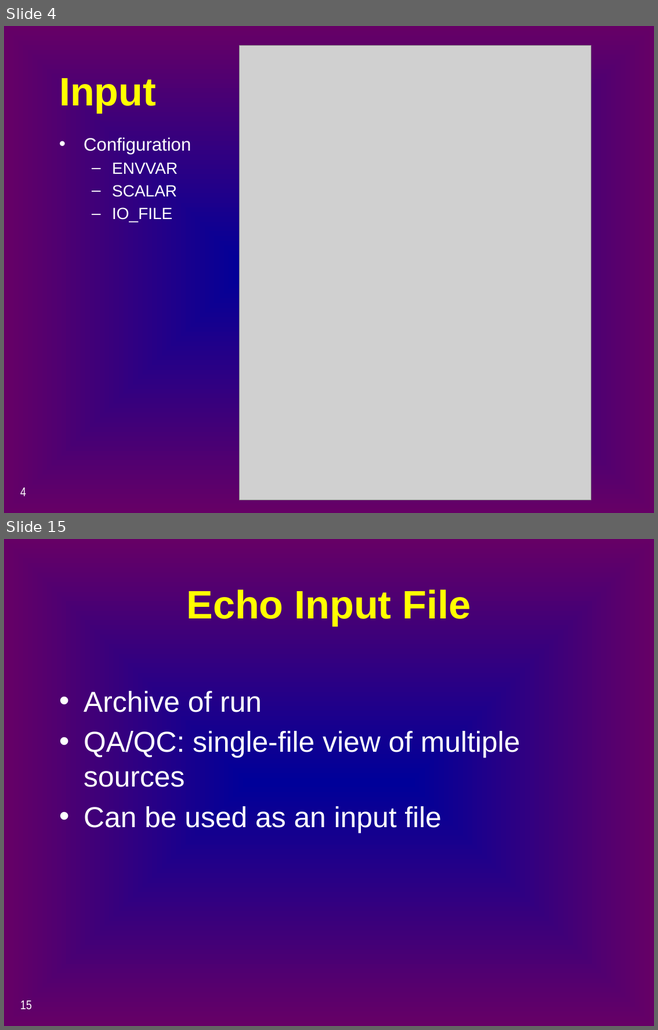
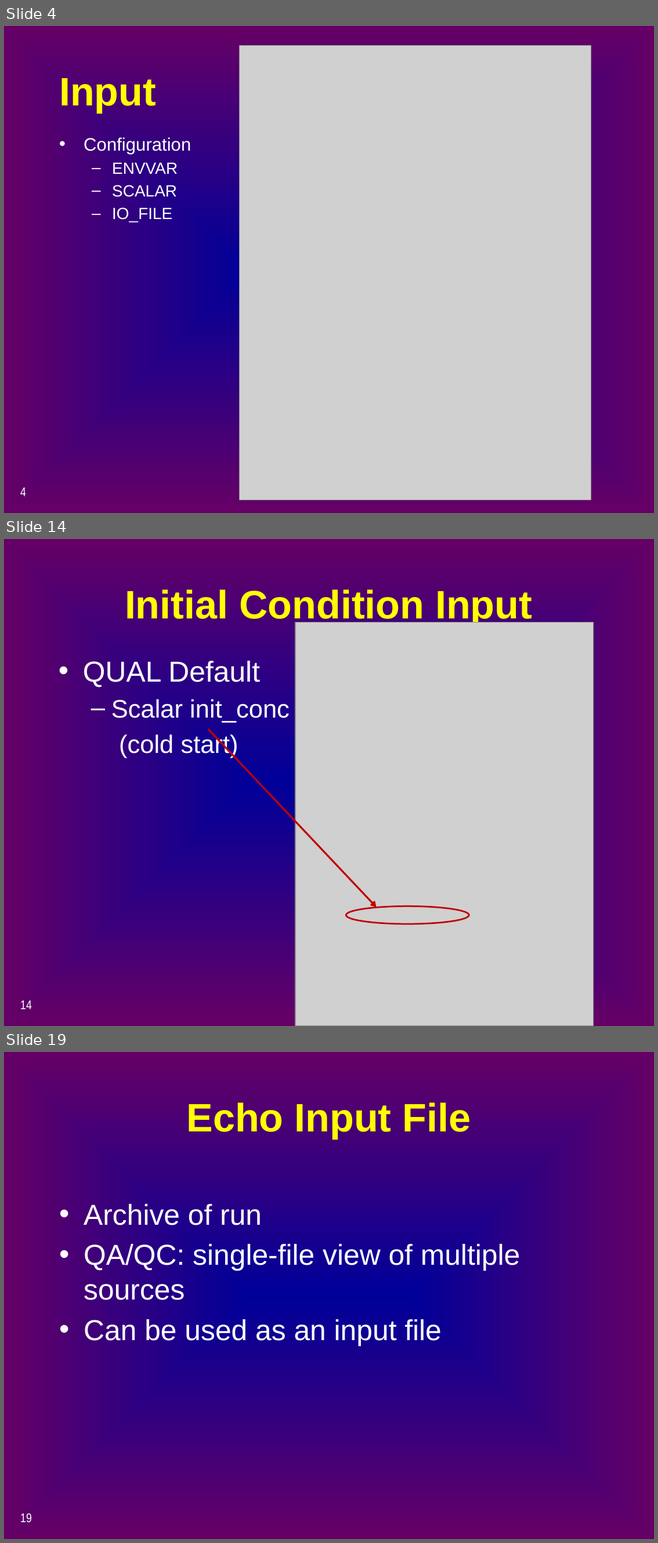
Before and after one commit to CADWRDeltaModeling/dsm2, a slide deck: dsm2/presentations/p4_simulation_data.pptx. Shown one above the other, each under a label of ours: slides 4 and 15 before the commit, slides 4, 14 and 19 after it; the slides between them are not shown. The pictures are 658x1030 and 658x1543 pixels, drawn with LibreOffice and Linux fonts; fonts in the diff are those of the drawing; grey boxes stand for pictures. Boxes give left, top, right and bottom in pixels: in the first picture for what was removed or moved away, otherwise in the second. Text is boxed around its words. In the diff, an @@ line names an element or a change of style, - is before the commit and + after.

```diff
--- a/dsm2/presentations/p4_simulation_data.pptx
+++ b/dsm2/presentations/p4_simulation_data.pptx
@@ slide 14 added at [4, 539, 654, 1026], background gradient #000099 to #660066 @@
@@ title added at [125, 589, 532, 625], 44 pt, text #FFFF00, bold @@
+Initial Condition Input
@@ picture added at [295, 622, 593, 1026] @@
@@ text added at [83, 661, 289, 758], 28 pt, text #FFFFFF @@
+• QUAL Default
+  – Scalar init_conc
+  (cold start)
@@ arrow added from (208, 729) to (376, 907), #C00000 2 pt @@
@@ ellipse added at [346, 906, 469, 924], outline #C00000 1.75 pt @@
@@ page number added at [20, 1001, 32, 1009], 14 pt, text #FFFFFF @@
+14
@@ what was slide 15 is now slide 19 @@
@@ page number at [20, 1513, 32, 1523]: text changed @@
-15
+19
```
Also in this commit, not shown: 11 slides changed, 5 other slides added, 2 slides removed.
